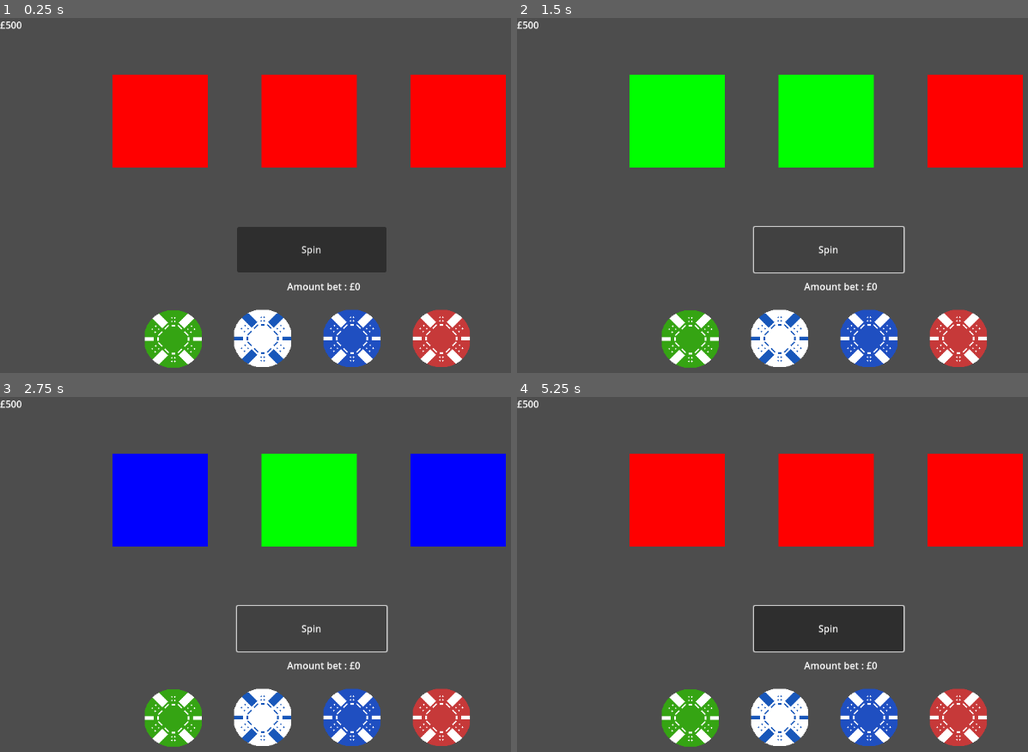
Above: before the commit, frames 1-4 (two rows, left to right).
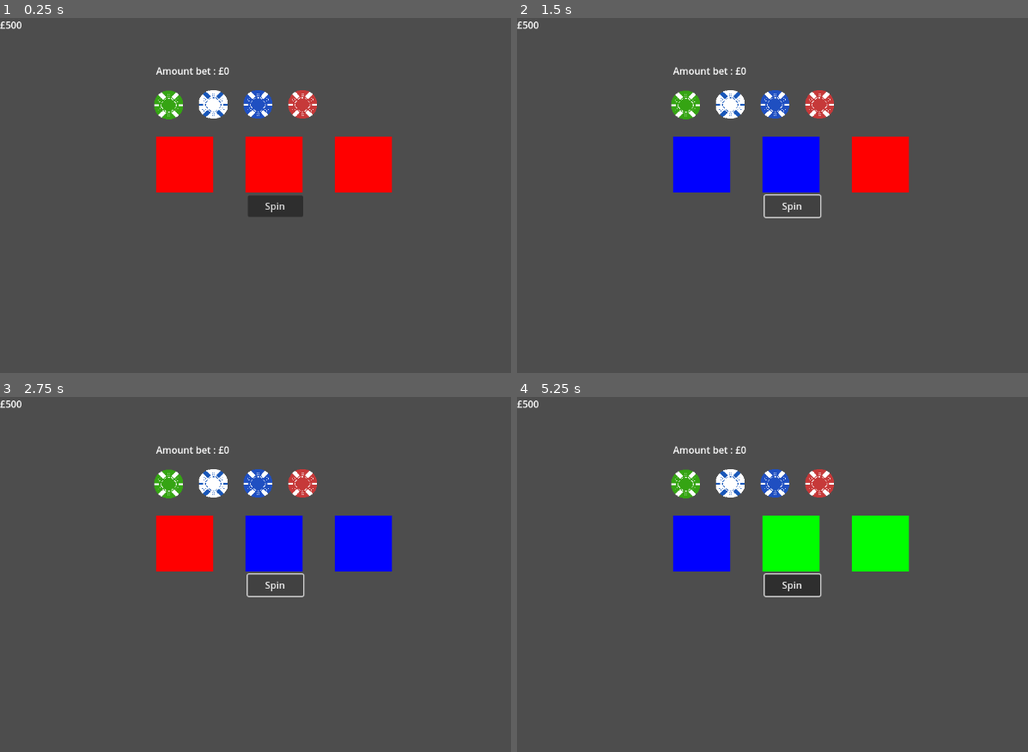
Above: after the commit, the same moments.

Repository: KarumGhag/Super-Gambler
Game: Godot game, scene res://Casino/casino.tscn
The game is run twice, just before and just after one commit, with the same random seed, the same clock (stepped at 60 frames per second) and the same inputs.
Inputs (mouse positions are in pixels of both pictures, inside the frame that each line leads up to):
- Up to frame 1 (0.25 s): no input
- Up to frame 2 (1.5 s): click "Spin" at 0.5 s; click "Spin" at 1.25 s
- Up to frame 3 (2.75 s): click "Spin" at 2 s
- Up to frame 4 (5.25 s): move the mouse to (1012, 570) at 2.77 s; click (1012, 570) at 2.85 s; move the mouse to (721, 610) at 3.52 s; right-click (721, 610) at 3.6 s; move the mouse to (930, 503) at 4.27 s; click (930, 503) at 4.35 s; tap Enter at 5 s; move the mouse to (823, 666) at 5.02 s; right-click (823, 666) at 5.1 s

The runs differ from the first frame. In frame 1, 27% of the frame differs, in the area x 22-99%, y 13-99%; in frame 2, 25%; in frame 3, 25%; in frame 4, 29%.

Commit message:
made casino layout better

Diff:
--- a/Better/better.tscn
+++ b/Better/better.tscn
@@ -16,6 +16,7 @@
 
 [node name="GreenChip" type="Sprite2D" parent="ChipHolder" node_paths=PackedStringArray("hitbox", "betManager")]
 position = Vector2(0, 1)
+scale = Vector2(0.5, 0.5)
 texture = ExtResource("3_mgciw")
 script = ExtResource("2_yi805")
 value = 20
@@ -25,7 +26,8 @@
 [node name="ChipCollider" parent="ChipHolder/GreenChip" instance=ExtResource("3_bd303")]
 
 [node name="WhiteChip" type="Sprite2D" parent="ChipHolder" node_paths=PackedStringArray("hitbox", "betManager")]
-position = Vector2(150, 0)
+position = Vector2(75, 0)
+scale = Vector2(0.5, 0.5)
 texture = ExtResource("4_0xbca")
 script = ExtResource("2_yi805")
 value = 100
@@ -35,7 +37,8 @@
 [node name="ChipCollider" parent="ChipHolder/WhiteChip" instance=ExtResource("3_bd303")]
 
 [node name="BlueChip" type="Sprite2D" parent="ChipHolder" node_paths=PackedStringArray("hitbox", "betManager")]
-position = Vector2(300, 0)
+position = Vector2(150, 0)
+scale = Vector2(0.5, 0.5)
 texture = ExtResource("2_hvscd")
 script = ExtResource("2_yi805")
 value = 200
@@ -45,7 +48,8 @@
 [node name="ChipCollider" parent="ChipHolder/BlueChip" instance=ExtResource("3_bd303")]
 
 [node name="RedChip" type="Sprite2D" parent="ChipHolder" node_paths=PackedStringArray("hitbox", "betManager")]
-position = Vector2(450, 0)
+position = Vector2(225, 0)
+scale = Vector2(0.5, 0.5)
 texture = ExtResource("1_udxsf")
 script = ExtResource("2_yi805")
 value = 400
--- a/Casino/casino.tscn
+++ b/Casino/casino.tscn
@@ -9,17 +9,18 @@
 [node name="Mouse2" parent="." instance=ExtResource("3_bjk6o")]
 
 [node name="SlotMachine" parent="." node_paths=PackedStringArray("better") instance=ExtResource("1_6h5e3")]
-position = Vector2(-19, 2)
+position = Vector2(310, 246)
 better = NodePath("../SlotBetter")
 
 [node name="SlotBetter" parent="." node_paths=PackedStringArray("game", "amountBetLabel", "mouse") instance=ExtResource("2_v34sl")]
-position = Vector2(291, 538)
+position = Vector2(283, 145)
 game = NodePath("../SlotMachine")
 amountBetLabel = NodePath("slotBet")
 mouse = NodePath("../Mouse2")
 
 [node name="slotBet" type="Label" parent="SlotBetter"]
-offset_left = 191.0
-offset_top = -99.0
-offset_right = 255.0
-offset_bottom = -55.0
+offset_left = -21.0
+offset_top = -68.0
+offset_right = 155.0
+offset_bottom = -24.0
+text = "Amount Bet:"
--- a/SlotMachine/slot.gd
+++ b/SlotMachine/slot.gd
@@ -31,13 +31,9 @@
 	spinCoolDown.connect("timeout", spin)
 
 
-
-
-
-
 func genSpin() -> void:
 	timesSpun = 0
-	timesToSpin = randi_range(5, 5)
+	timesToSpin = randi_range(5, 20)
 	timePerSpin = randf_range(0.15, 0.25)
 	spinCoolDown.start(timePerSpin)
 	slotManager.gotResults = false
--- a/SlotMachine/slot_machine.tscn
+++ b/SlotMachine/slot_machine.tscn
@@ -9,15 +9,13 @@
 script = ExtResource("1_s54yk")
 
 [node name="SlotHolder" type="Node2D" parent="." node_paths=PackedStringArray("slots", "spinButton", "slotMachine")]
-position = Vector2(290, 171)
 script = ExtResource("1_t723w")
 slots = [NodePath("Slot"), NodePath("Slot2"), NodePath("Slot3")]
 spinButton = NodePath("SpinButton")
 slotMachine = NodePath("..")
 
 [node name="Slot" type="Sprite2D" parent="SlotHolder" node_paths=PackedStringArray("resultTxt", "slotManager")]
-position = Vector2(-2, 0)
-scale = Vector2(2.5, 2.451)
+scale = Vector2(1.5, 1.471)
 texture = ExtResource("1_oydg2")
 script = ExtResource("2_vio27")
 resultTxt = NodePath("Label")
@@ -31,8 +29,8 @@
 metadata/_edit_use_anchors_ = true
 
 [node name="Slot2" type="Sprite2D" parent="SlotHolder" node_paths=PackedStringArray("resultTxt", "slotManager")]
-position = Vector2(248, 0)
-scale = Vector2(2.5, 2.451)
+position = Vector2(150, 0)
+scale = Vector2(1.5, 1.471)
 texture = ExtResource("1_oydg2")
 script = ExtResource("2_vio27")
 resultTxt = NodePath("Label2")
@@ -46,8 +44,8 @@
 offset_bottom = 55.2317
 
 [node name="Slot3" type="Sprite2D" parent="SlotHolder" node_paths=PackedStringArray("resultTxt", "slotManager")]
-position = Vector2(498, 0)
-scale = Vector2(2.5, 2.451)
+position = Vector2(300, 0)
+scale = Vector2(1.5, 1.471)
 texture = ExtResource("1_oydg2")
 script = ExtResource("2_vio27")
 resultTxt = NodePath("Label3")
@@ -61,9 +59,9 @@
 offset_bottom = 55.2317
 
 [node name="SpinButton" type="Button" parent="SlotHolder"]
-offset_left = 127.0
-offset_top = 178.0
-offset_right = 378.0
-offset_bottom = 254.0
+offset_left = 106.0
+offset_top = 52.0
+offset_right = 199.0
+offset_bottom = 88.0
 text = "Spin
 "
